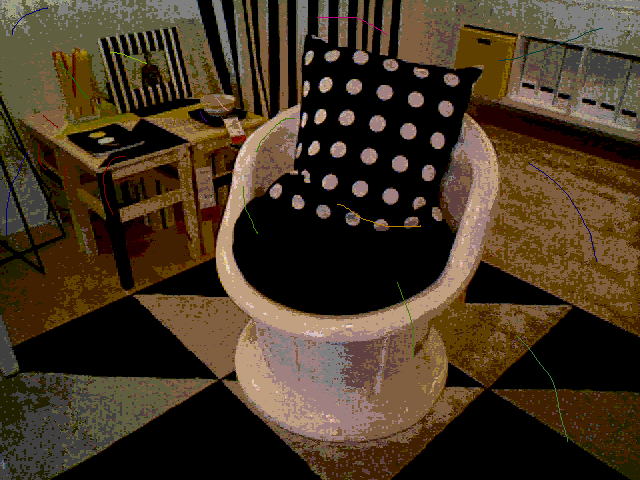
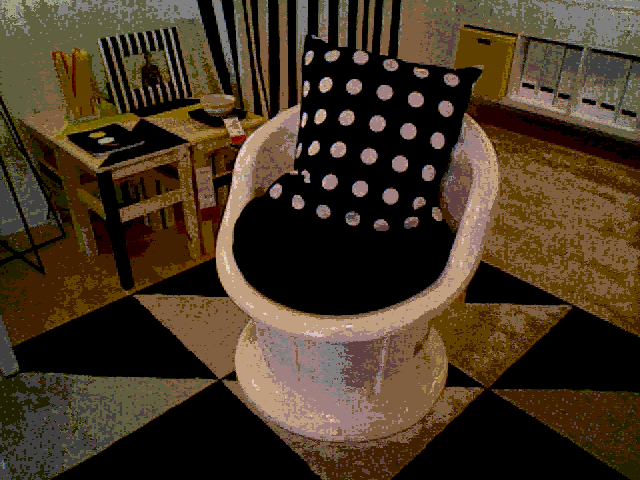
Layers edited between the first and the second 640 × 480 image:
removed layer "Layer #1" over bbox(6, 7, 603, 442)
